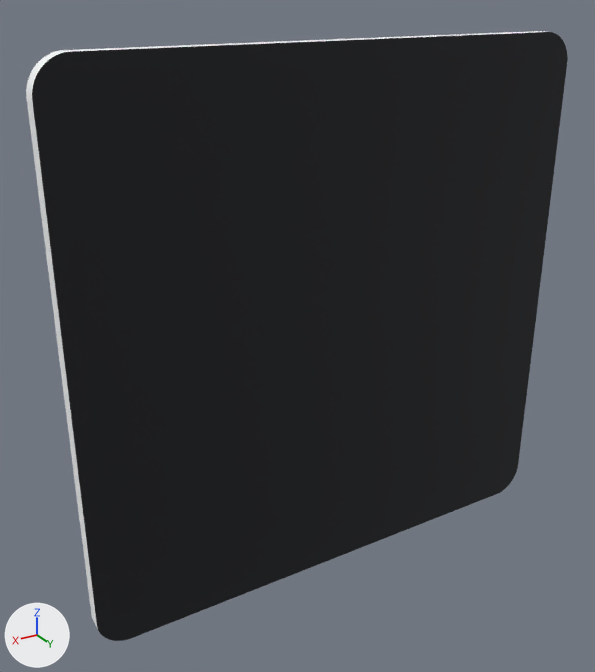
The glTF model src/models/menu-square-black.glb: old version first, new version second.
The view is the same before and after, from a camera (50 mm lens) standing at (0.0778, 0.1155, 0.0584) and looking at (0.0066, -0.0031, -0.0009). Lighting does not change. The marker at lower left points along +X, +Y and +Z. The older version comes first. Where no turn or scale is listed for an object, it has been applied to the vertices.

In view in the first picture: 'Back', 'Edge'.
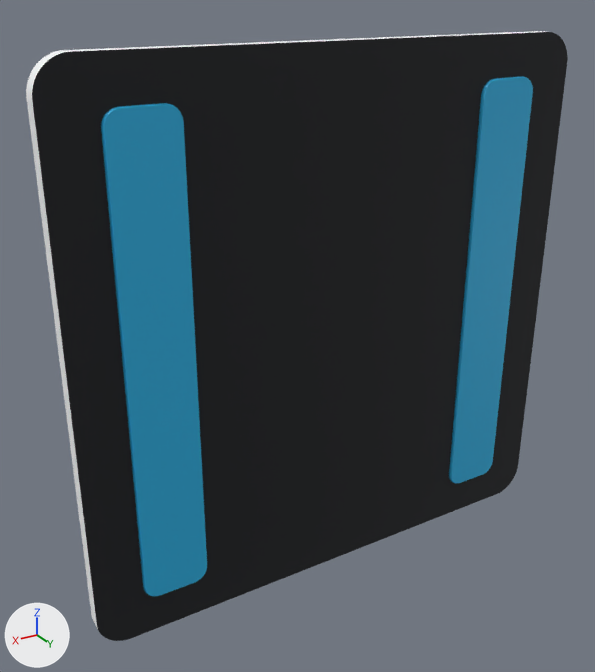
Changed parts and their boxes [x1, y1, x2, y2] in the pictures (595 x 672 px):
'Unbroken raised rear ribbons', added (cyan)
    after: [101, 77, 533, 596]

Diff of the bpy script that builds the scene:
```diff
--- a/src/models/menu-square-black.glb.py
+++ b/src/models/menu-square-black.glb.py
@@ mat_continuous_blue_adhesive_ribbon @@
+mat_continuous_blue_adhesive_ribbon = principled_material('Continuous blue adhesive ribbon')
+mat_continuous_blue_adhesive_ribbon.base_color = (0.025, 0.46, 0.8)  # cyan #2cb5e7
+mat_continuous_blue_adhesive_ribbon.metallic = 0.02
+mat_continuous_blue_adhesive_ribbon.roughness = 0.42
@@ me_smooth_rear_ribbons @@
+me_smooth_rear_ribbons.from_pydata(...)  # 218 vertices, 360 faces; spans x -0.0411..0.0411, y 0.0015..0.0022, z -0.0425..0.0425
+me_smooth_rear_ribbons.materials.append(mat_continuous_blue_adhesive_ribbon)  # cyan #2cb5e7
@@ ob_unbroken_raised_rear_ribbons @@
+ob_unbroken_raised_rear_ribbons = bpy.data.objects.new('Unbroken raised rear ribbons', me_smooth_rear_ribbons)
+ob_unbroken_raised_rear_ribbons.location = (0.0, 0.0, 0.0)
```
